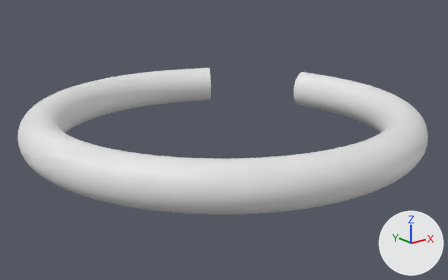
An edit to the Blender file ringsblend.blend, drawn before and after from the same camera.
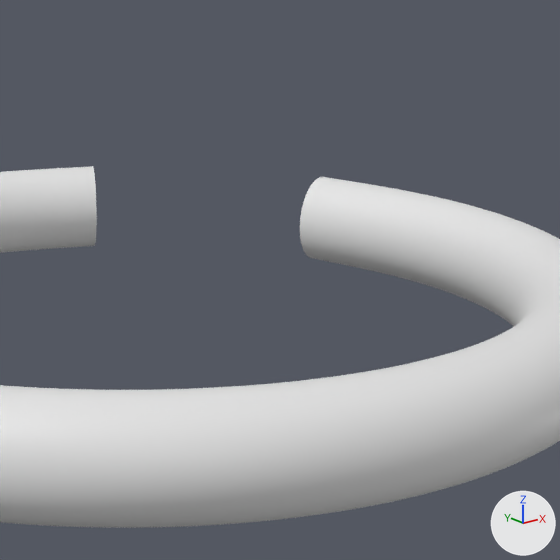
Each version appears first whole from a 50 mm camera at (-2.087, -2.619, 0.939) aimed at (-0.014, -0.028, -0.098), and next in a close-up on the part from 38% to 89% of the width and 0% to 81% of the height. Lighting does not change. The marker at lower right points along +X, +Y and +Z.

The older version as bpy lines, for what is in view:
```python
me_torus_001 = bpy.data.meshes.new('Torus.001')
me_torus_001.from_pydata(...)  # 218 vertices, 228 faces; spans x -1.1..1.12, y -1.12..1.12, z -0.12..0.12
me_torus_002 = bpy.data.meshes.new('Torus.002')
me_torus_002.from_pydata(...)  # 38 vertices, 48 faces; spans x 0.481..1.059, y 0.286..0.938, z -0.12..0.12
ob_filler = bpy.data.objects.new('filler', me_torus_002)
ob_filler.location = (0.0, 0.0, 0.0)
_m = ob_filler.modifiers.new('Subdivision', 'SUBSURF')
_m.levels = 3
_m.render_levels = 3
_m = ob_filler.modifiers.new('Subdivision.001', 'SUBSURF')
_m.levels = 3
_m.render_levels = 3
ob_filler.hide_set(True)
ob_ring = bpy.data.objects.new('ring', me_torus_001)
ob_ring.location = (0.0, 0.0, 0.0)
_m = ob_ring.modifiers.new('Subdivision', 'SUBSURF')
_m.levels = 3
_m.render_levels = 3
_m = ob_ring.modifiers.new('Subdivision.001', 'SUBSURF')
_m.levels = 2
_m.render_levels = 3
```
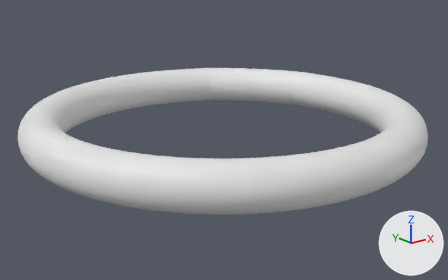
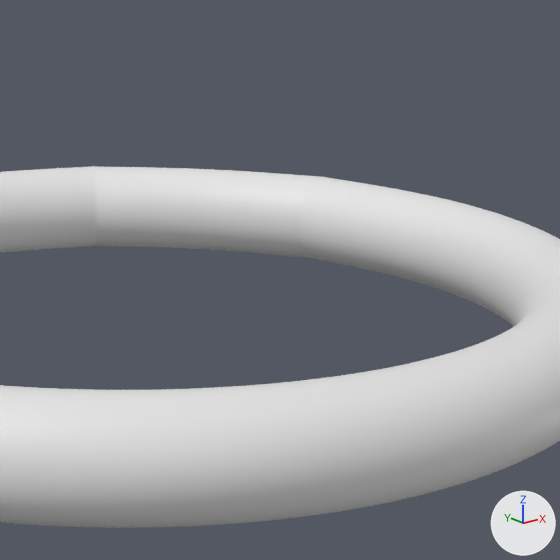
Patch to the scene script:
```diff
--- a/ringsblend.blend.py
+++ b/ringsblend.blend.py
@@ ob_filler @@
 _m = ob_filler.modifiers.new('Subdivision.001', 'SUBSURF')
 _m.render_levels = 3
-ob_filler.hide_set(True)
```

Boxes (x1, y1, x2, y2) around the edits, measured in the close-ups (560 x 560 px):
'filler', shown
    after: (93, 166, 319, 258)
